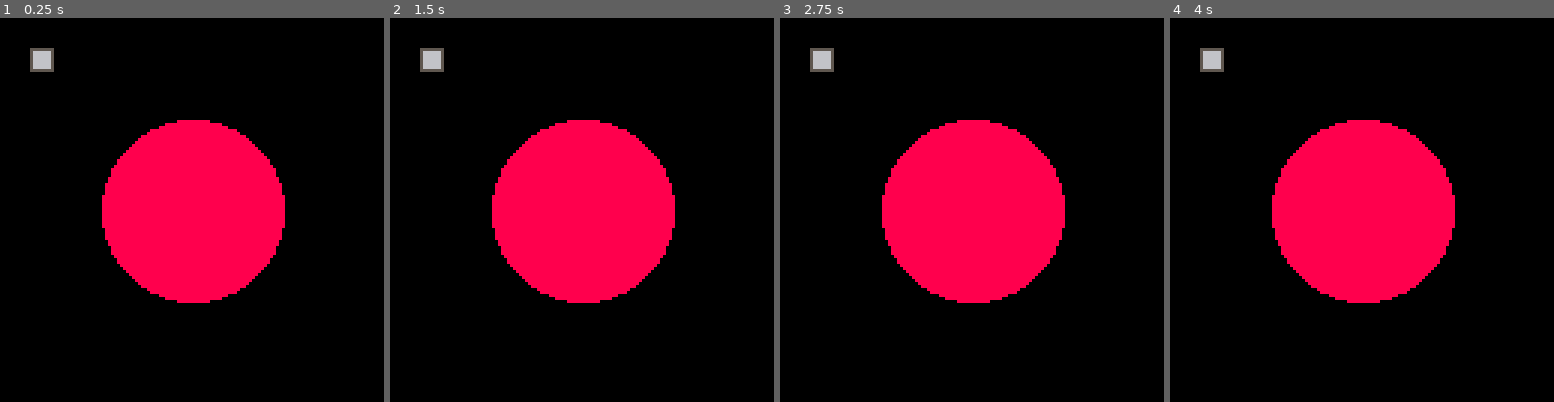
Above: before the commit, frames 1-4 (left to right).
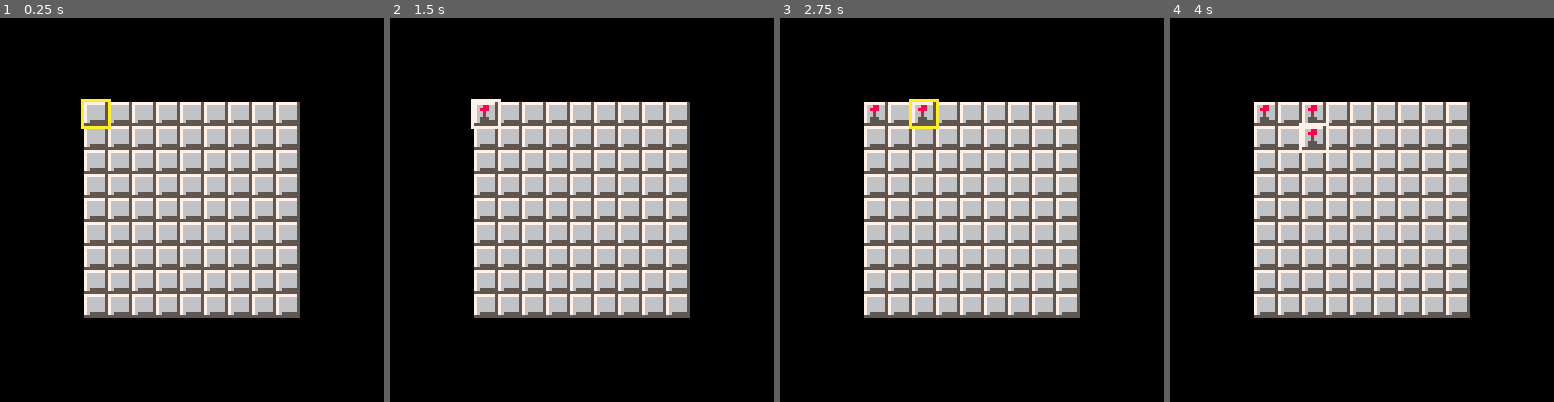
Above: after the commit, the same moments.

Repository: Lmendev/game00
Game: PICO-8 cartridge game00.p8
Same seed, same stepped clock (60 frames per second), same inputs: the game is played once before the commit and once after it.
Inputs:
- Up to frame 1 (0.25 s): no input
- Up to frame 2 (1.5 s): tap O (Z key) at 0.7 s
- Up to frame 3 (2.75 s): hold Right 1.6-2.1 s; tap O (Z key) at 1.7, 2.1, 2.5 s; hold Up 2.15-2.42 s; hold Right from 2.47 s (still down)
- Up to frame 4 (4 s): tap O (Z key) at 2.9, 3.3, 3.7 s; release Right at 3.03 s; hold Left 3.08-3.58 s; hold Down 3.63-3.97 s

The runs differ from the first frame. In frame 1, 32% of the frame differs, in the area x 7-79%, y 7-79%; in frame 2, 32%; in frame 3, 32%; in frame 4, 32%.

Commit message:
feat: integrate grid and cursor modules into game loop

Diff:
--- a/src/main.lua
+++ b/src/main.lua
@@ -1,11 +1,22 @@
 function _init()
+  ox = 28
+  oy = 28
+
+  cursor_init()
+  grid_init()
 end
 
 function _update()
+  cursor_update()
+
+  if btnp(4) then
+    grid_toggle()
+  end
 end
 
 function _draw()
   cls()
-  spr(1, 10, 10)
-  circfill(64, 64, 30, 8)
+
+  grid_draw()
+  cursor_draw()
 end
